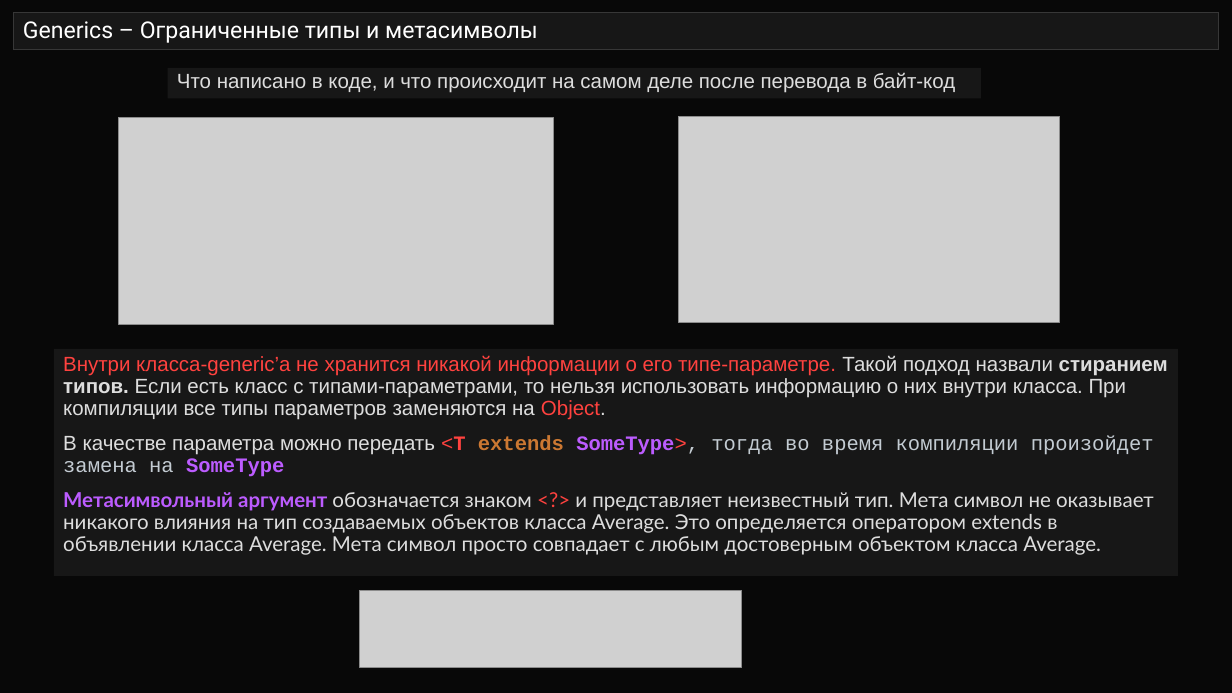
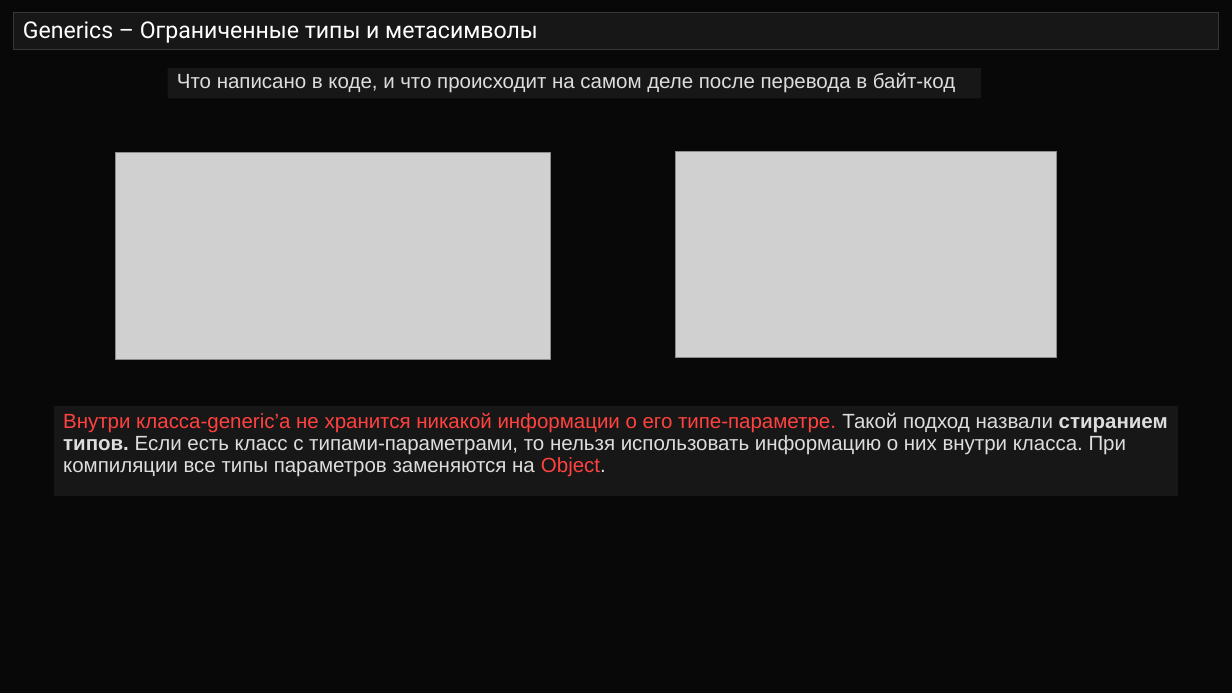
Before and after one commit to semusv/SIB_collect, a slide deck: slide 17 of Коллекции_v4.pptx (slide 12 before the commit). Drawn at 1232x693 pixels with LibreOffice and Linux fonts; fonts in the diff are those of the drawing; grey boxes stand for pictures. Boxes give left, top, right and bottom in pixels: in the first picture for what was removed or moved away, otherwise in the second. Text is boxed around its words. In the diff, an @@ line names an element or a change of style, - is before the commit and + after.

```diff
--- a/Коллекции_v4.pptx
+++ b/Коллекции_v4.pptx
@@ picture: place and size @@
-picture at (118,117,554,324)
+picture at (116,152,551,360)
@@ picture: place and size @@
-picture at (678,116,1060,323)
+picture at (676,152,1057,358)
@@ rectangle "Внутри класса-generic’а не хранится никакой ...": place and size @@
-rectangle "Внутри класса-generic’а не хранится никакой ..." at (54,348,1177,576)
+rectangle "Внутри класса-generic’а не хранится никакой ..." at (54,406,1177,496)
@@ text in rectangle at (63,435,1154,555): paragraphs removed @@
-В качестве параметра можно передать <T extends SomeType>, тогда во время компиляции произойдет замена на SomeType
-Метасимвольный аргумент обозначается знаком <?> и представляет неизвестный тип. Мета символ не оказывает никакого влияния на тип создаваемых объектов класса Average. Это определяется оператором extends в объявлении класса Average. Мета символ просто совпадает с любым достоверным объектом класса Average.
@@ picture removed at (360,591,742,667) @@
```
Also in this commit, not shown: 1 other slide changed, 1 slide removed, 10 other files.
